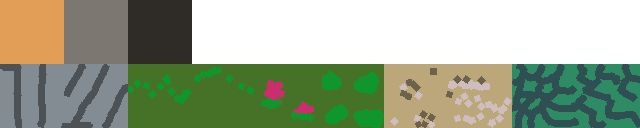
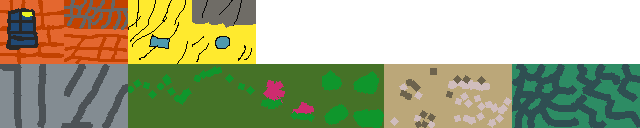
Layer changes from the first 640px x 128px image to the second:
painted on "Background" over (0, 0, 256, 64)
